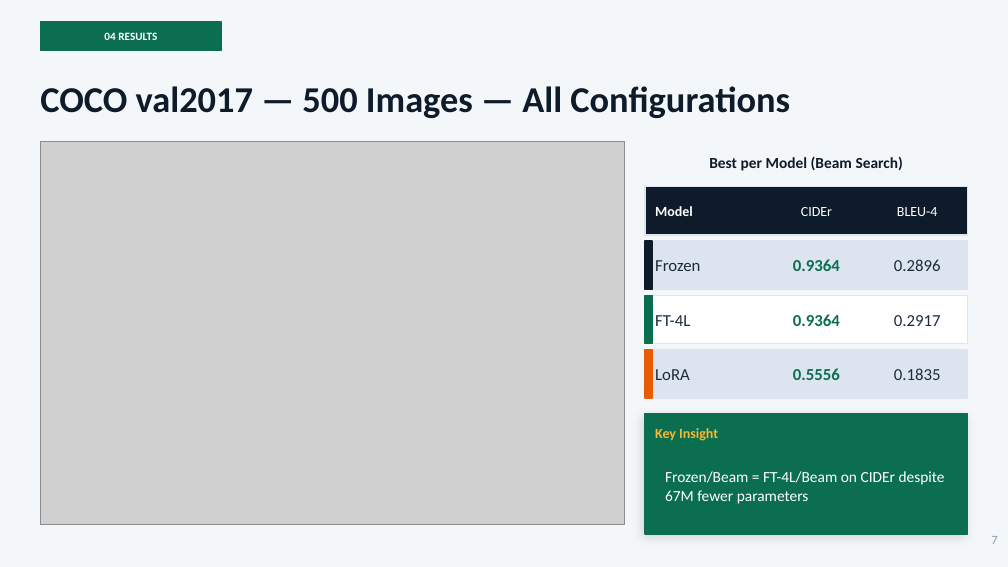
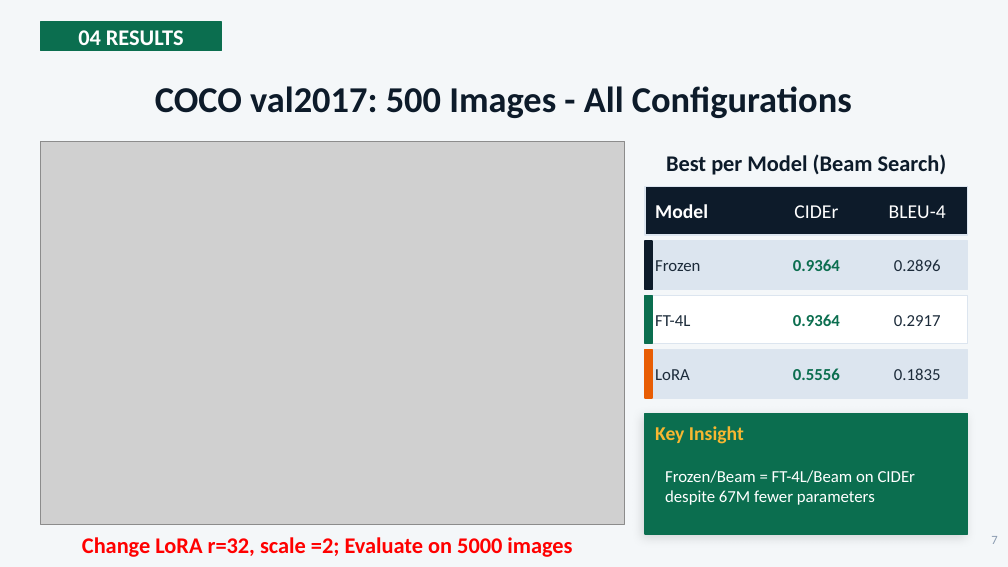
Before and after one commit to lequo-neu/Generative_Project, a slide deck: slide 7 of reports/Generative_Presentation_Group8.pptx. Drawn at 1008x567 pixels with LibreOffice and Linux fonts; fonts in the diff are those of the drawing; grey boxes stand for pictures. Boxes give left, top, right and bottom in pixels: in the first picture for what was removed or moved away, otherwise in the second. Text is boxed around its words. In the diff, an @@ line names an element or a change of style, - is before the commit and + after.

```diff
--- a/reports/Generative_Presentation_Group8.pptx
+++ b/reports/Generative_Presentation_Group8.pptx
@@ text "04 RESULTS" at [78, 30, 184, 45]: size 8 to 16 pt @@
@@ text at [155, 86, 852, 118]: text changed @@
-COCO val2017 — 500 Images — All Configurations
+COCO val2017: 500 Images - All Configurations
@@ text "Best per Model (Beam Search)" at [666, 154, 947, 175]: size 11 to 16 pt @@
@@ size 10 to 14 pt in 4 elements at [655, 204, 708, 218], [794, 205, 838, 218], [889, 205, 946, 218], [655, 426, 744, 444] @@
@@ text "Frozen/Beam = FT-4L/Beam on CIDEr ..." at [665, 470, 916, 505]: size 11 to 12 pt @@
@@ text added at [82, 537, 572, 557], 16 pt, text #FF0000, bold @@
+Change LoRA r=32, scale =2; Evaluate on 5000 images
```
Also in this commit, not shown: 14 other slides changed, 4 other files.
